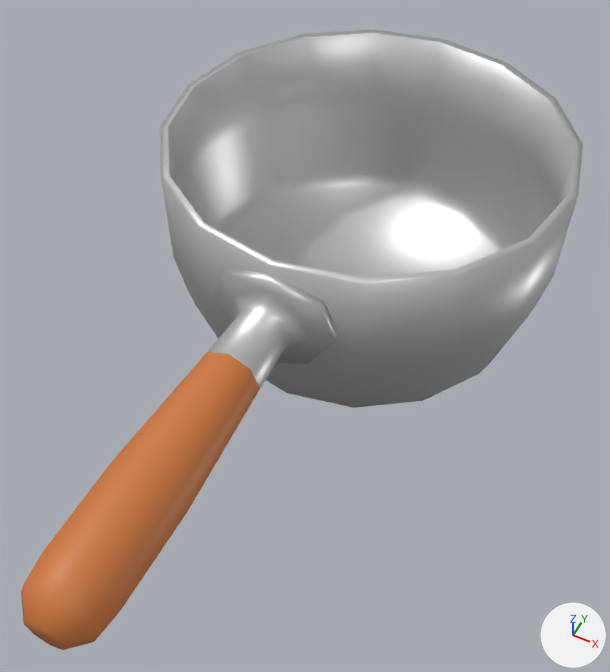
A saved change to the glTF model project/assets/models/Pot01.glb.
The view is the same before and after, from a 50 mm camera at (0.475, -1.218, 1.123) aimed at (0.026, -0.32, 0.0). The lights are fixed; the arrows at lower right show +X, +Y and +Z. Vertices at the same position are counted once.
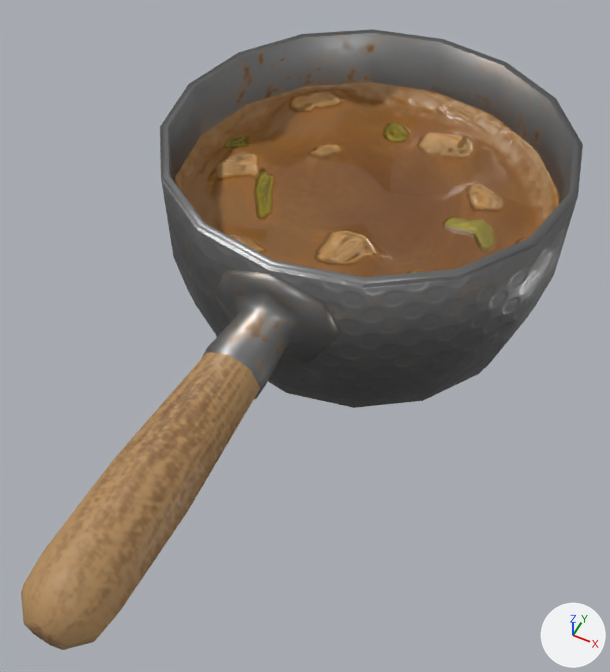
Where the newer file only moved an object's origin or applied its transform, the numbers keep the older frame.

Pixel boxes (x1, y1, x2, y2) of what changed, in the pictures (610 x 672 px; the box of a moved part takes in the faces that stretch with it):
'Cylinder', surface changed, reshaped: (21, 29, 583, 650) in both
'Cylinder.002', added: after (175, 82, 560, 277)
part 1 of me_cylinder, moved or reshaped: before (208, 148, 548, 388); after (201, 273, 534, 399)
part 2 of me_cylinder, surface changed: (160, 29, 583, 408) in both
part 3 of me_cylinder, recoloured (orange to brown): (21, 352, 260, 650) in both

What changed in the scene script:
```text
Add img_pot01_metallic_pot01_roughness:
    img_pot01_metallic_pot01_roughness = load_image('Pot01_metallic-Pot01_roughness', '_unpacked/Pot01_metallic-Pot01_roughness', 1024, 1024, 'Non-Color')
Add img_pot01:
    img_pot01 = load_image('Pot01', '_unpacked/Pot01', 1024, 1024, 'sRGB')
Add img_pot01_normal:
    img_pot01_normal = load_image('Pot01_normal', '_unpacked/Pot01_normal', 1024, 1024, 'Non-Color')
Change mat_pot01body:
    remove # nodes: BsdfPrincipled, OutputMaterial, TexImage
    remove # uses the picture img_untitled
    nodes: BsdfPrincipled, NormalMap, OutputMaterial, SeparateColor, TexImage x3
    uses the picture img_pot01
    uses the picture img_pot01_metallic_pot01_roughness
    uses the picture img_pot01_normal
Change me_cylinder:
    used by ob_cylinder; location = (0.0, 0.0, 0.0)
    remove me_cylinder.from_pydata(...)  # 256 vertices, 504 faces; spans x -0.383..0.383, y -0.986..0.373, z -0.177..0.221
    add me_cylinder.from_pydata(...)  # 256 vertices, 498 faces; spans x -0.383..0.383, y -0.986..0.373, z -0.177..0.221
    me_cylinder part 1
    10 vertices are removed from x -0.113..0.113, y -0.386..-0.371, z 0.04..0.152
    82 faces are deleted
    2 vertices move from x -0.113..0.113, y -0.389, z 0.101 to x -0.113..0.113, y -0.386, z 0.101
    10 vertices are added at x -0.113..0.113, y -0.522..-0.368, z 0.044..0.159
    76 new faces join them
    me_cylinder part 2: 422 kept faces spanning x -0.383..0.383, y -0.986..0.373, z -0.177..0.221 get new texture (UV) coordinates
    me_cylinder part 3: 70 faces spanning x -0.067..0.067, y -0.986..-0.528, z 0.035..0.168 switch from mat_pot01handle (picture img_untitled_001) to mat_pot01body
Add me_cylinder_002:
    me_cylinder_002.from_pydata(...)  # 123 vertices, 228 faces; spans x -0.368..0.368, y -0.374..0.361, z 0.052..0.124
    me_cylinder_002.materials.append(mat_pot01body)
Add ob_cylinder_002:
    ob_cylinder_002 = bpy.data.objects.new('Cylinder.002', me_cylinder_002)
    ob_cylinder_002.location = (0.0, -0.003, 0.0)
```
